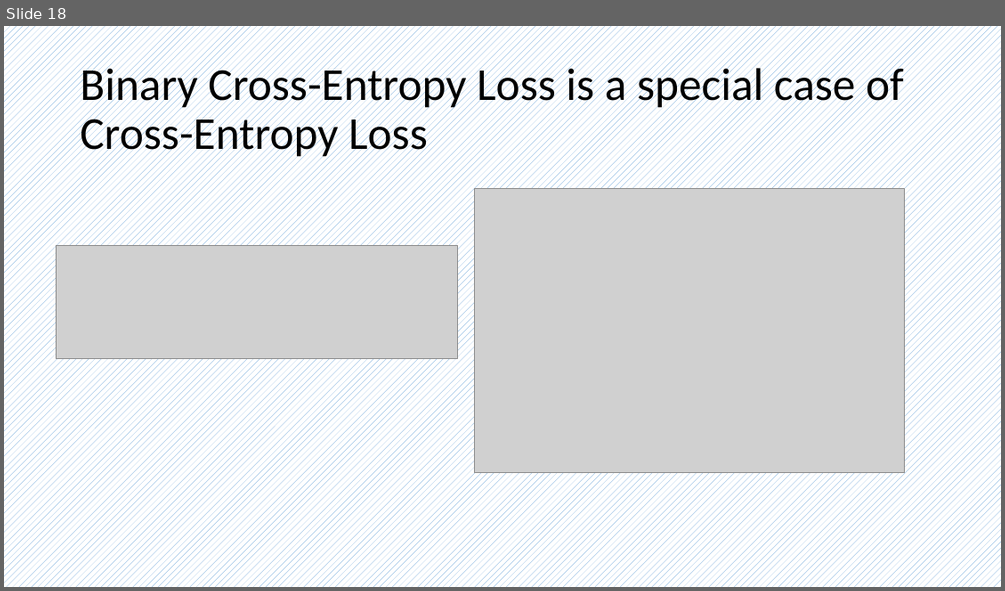
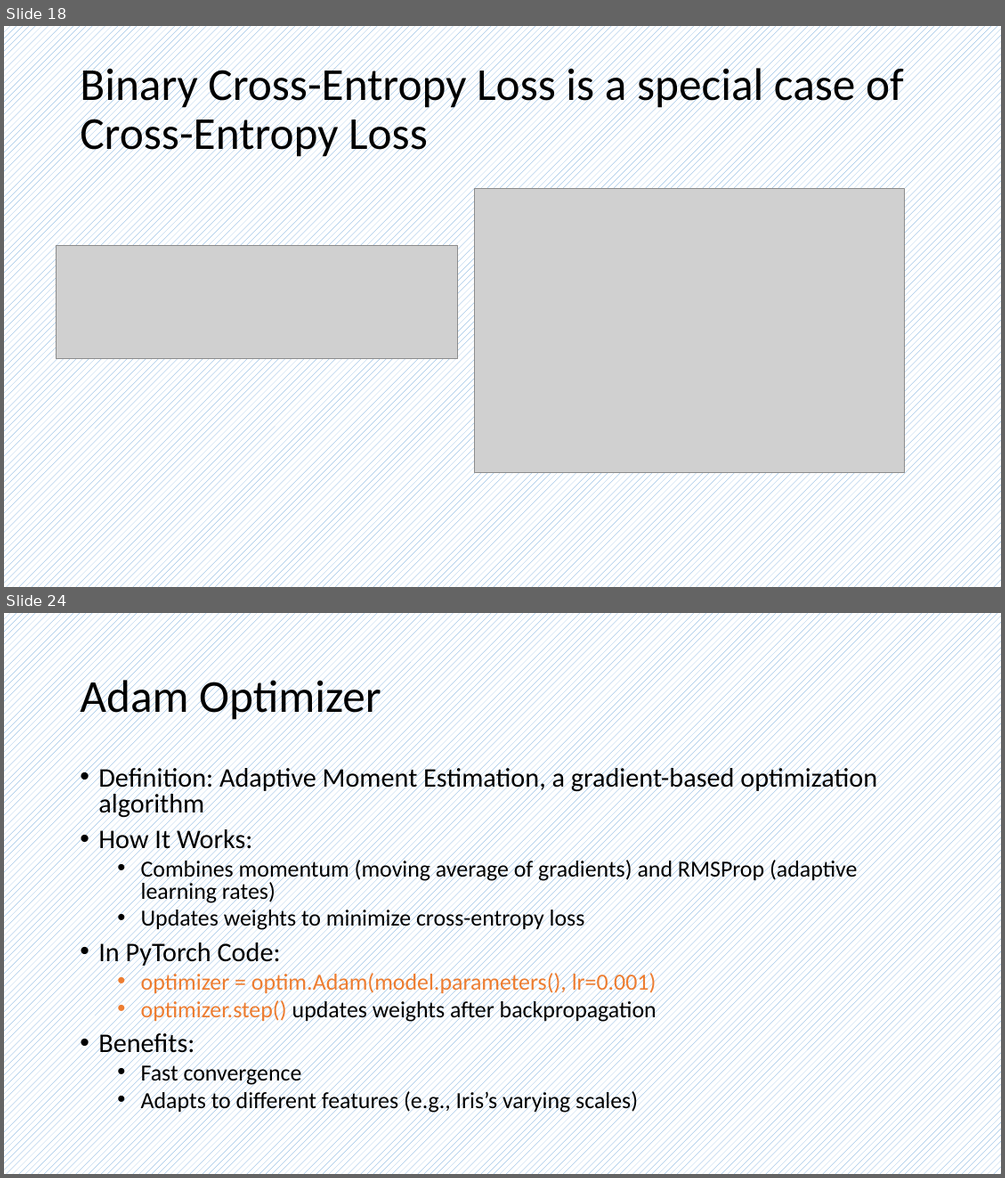
Before and after one commit to frankwxu/AI4DigitalForensics, a slide deck: lectures/08_multiclass_classification_n_to_n_2hidden/0_ML_concepts_multiclass.pptx. Shown one above the other, each under a label of ours: slide 18 before the commit, slides 18 and 24 after it; the slides between them are not shown. The pictures are 1005x591 and 1005x1178 pixels, drawn with LibreOffice and Linux fonts; fonts in the diff are those of the drawing; grey boxes stand for pictures; background and template pictures are left out. Boxes give left, top, right and bottom in pixels: in the first picture for what was removed or moved away, otherwise in the second. Text is boxed around its words. In the diff, an @@ line names an element or a change of style, - is before the commit and + after.

```diff
--- a/lectures/08_multiclass_classification_n_to_n_2hidden/0_ML_concepts_multiclass.pptx
+++ b/lectures/08_multiclass_classification_n_to_n_2hidden/0_ML_concepts_multiclass.pptx
@@ slide 24 added at [4,613,1001,1174], background pattern #5B9BD5 on #FFFFFF @@
@@ title added at [80,674,380,722], 44 pt, text #000000 @@
+Adam Optimizer
@@ text added at [98,763,877,1114], 22.2 pt, text #000000 @@
+• Definition: Adaptive Moment Estimation, a gradient-based optimization algorithm
+• How It Works:
+  • Combines momentum (moving average of gradients) and RMSProp (adaptive learning rates)
+  • Updates weights to minimize cross-entropy loss
+• In PyTorch Code:
+  • optimizer = optim.Adam(model.parameters(), lr=0.001)
+  • optimizer.step() updates weights after backpropagation
+• Benefits:
+  • Fast convergence
+  • Adapts to different features (e.g., Iris’s varying scales)
```
Also in this commit, not shown: 2 slides changed, 8 other slides added, 29 other files.
